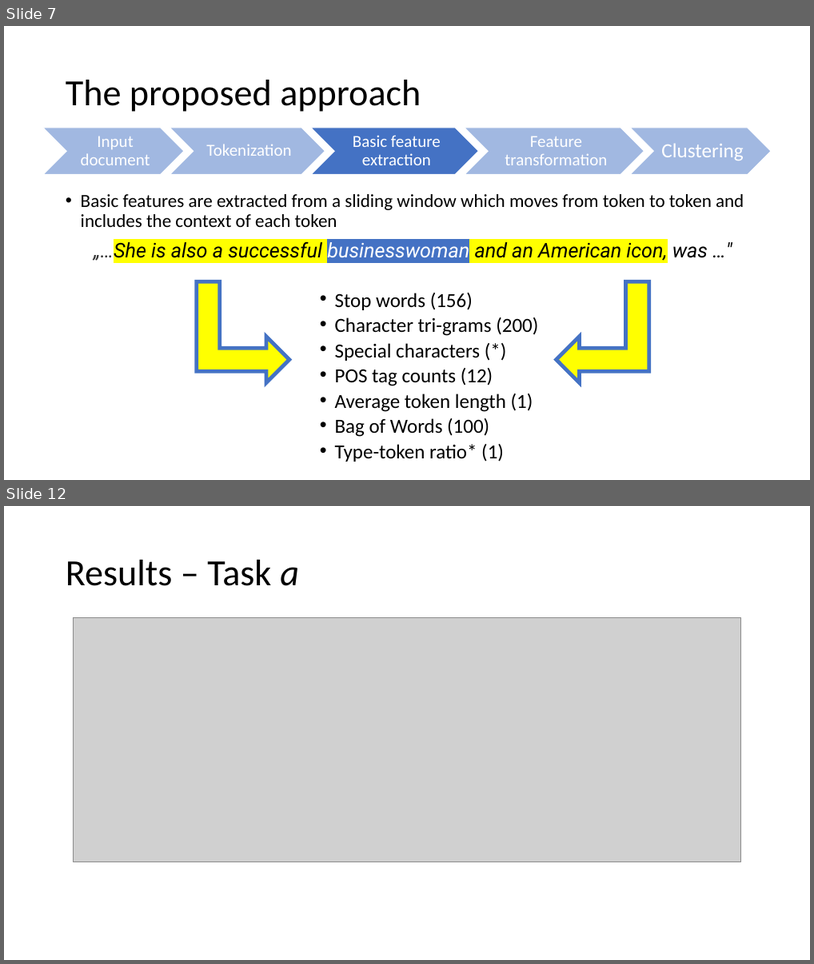
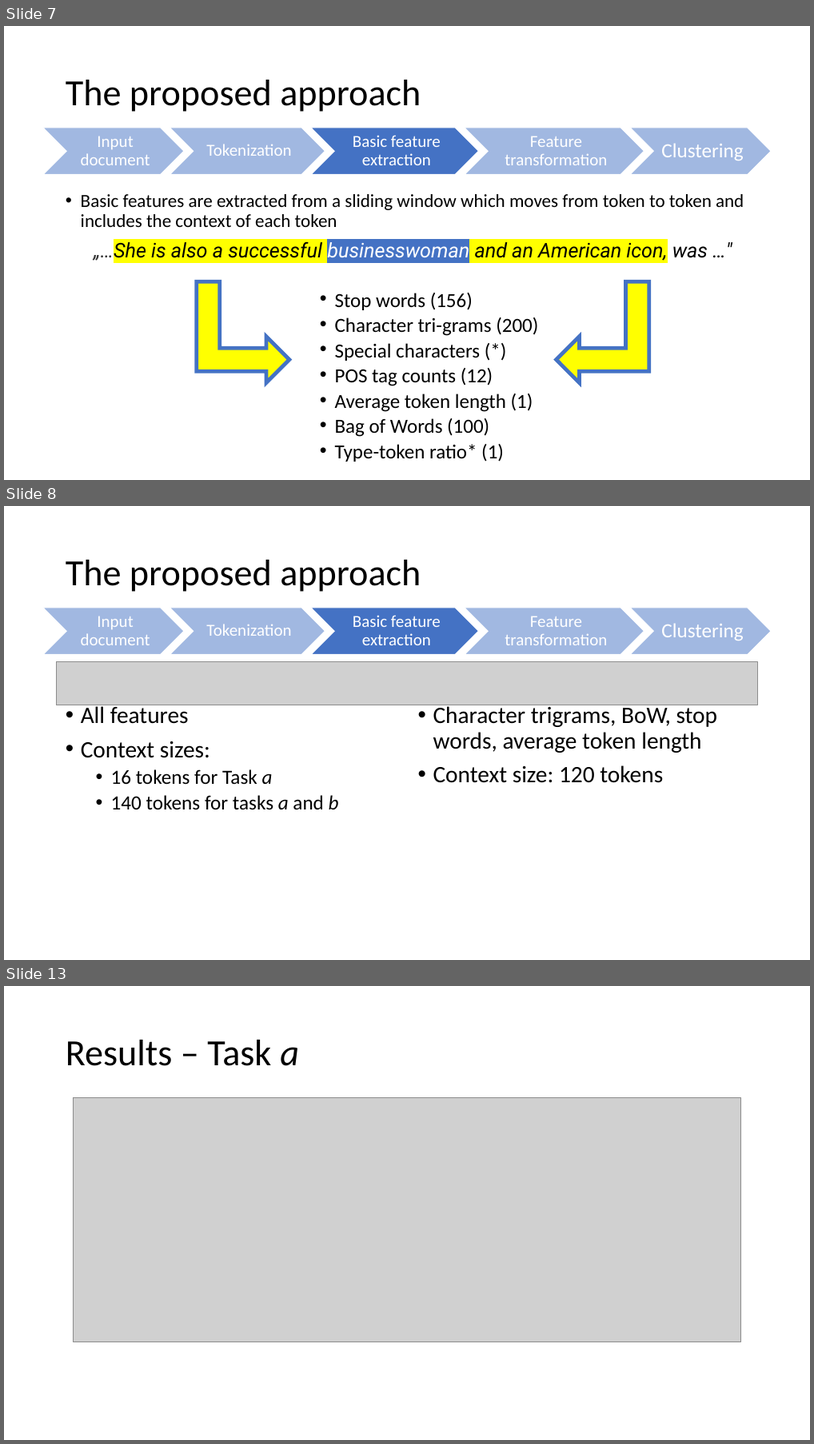
Before and after one commit to Coolcumber/inpladesys, a slide deck: documentation/presentation/Token-level author diarization using clustering of stylistic.pptx. Shown one above the other, each under a label of ours: slides 7 and 12 before the commit, slides 7, 8 and 13 after it; the slides between them are not shown. The pictures are 814x964 and 814x1444 pixels, drawn with LibreOffice and Linux fonts; fonts in the diff are those of the drawing; grey boxes stand for pictures. Boxes give left, top, right and bottom in pixels: in the first picture for what was removed or moved away, otherwise in the second. Text is boxed around its words. In the diff, an @@ line names an element or a change of style, - is before the commit and + after.

```diff
--- a/documentation/presentation/Token-level author diarization using clustering of stylistic.pptx
+++ b/documentation/presentation/Token-level author diarization using clustering of stylistic.pptx
@@ slide 8 added at <box>4,506,810,960</box>, background #FFFFFF @@
@@ title added at <box>66,560,421,592</box>, 44 pt, text #000000 @@
+The proposed approach
@@ group added at <box>43,608,772,654</box>: 5 chevrons, 5 texts @@
+Input document
+Tokenization
+Basic feature extraction
+Feature transformation
+Clustering
@@ picture added at <box>56,662,758,705</box> @@
@@ text added at <box>81,704,339,810</box>, 24 pt, text #000000 @@
+• All features
+• Context sizes:
+  • 16 tokens for Task a
+  • 140 tokens for tasks a and b
@@ text added at <box>434,704,718,783</box>, 28 pt, text #000000 @@
+• Character trigrams, BoW, stop words, average token length
+• Context size: 120 tokens
@@ what was slide 12 is now slide 13 @@
```
Also in this commit, not shown: 6 slides changed, 4 other files.
